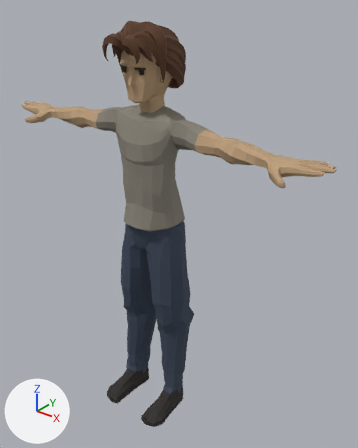
What one commit did to the glTF model public/cpx/models/candidates/cand2_quaternius_man_183.glb.
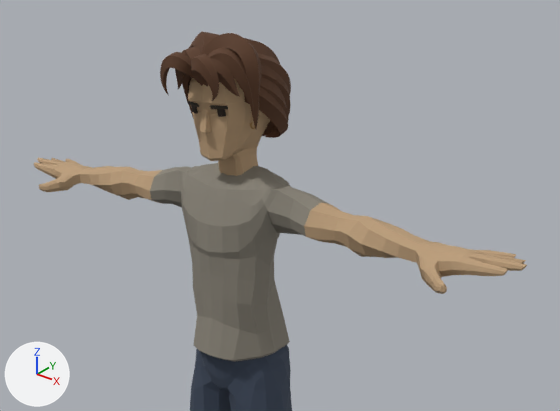
The first picture shows the older version from a 50 mm camera at (1.386, -1.595, 1.992) aimed at (0.095, 0.018, 0.991). The close-ups show the older and then the newer version on the part from 0% to 100% of the width and 0% to 59% of the height of that picture. Only the edits that show in the close-ups are written down. Lighting does not change. The marker at lower left points along +X, +Y and +Z. Vertices at exactly the same position are counted once.

The older version as bpy lines, for what is in view:
```python
ob_beach_body = bpy.data.objects.new('Beach_Body', me_beach_body)
ob_beach_body.location = (0.0, 0.0, 0.0)
ob_beach_body.rotation_euler = (-1.571, 0.0, 0.0)  # degrees (-90, 0, 0)
ob_beach_body.scale = (99.4, 99.4, 99.4)
ob_beach_head = bpy.data.objects.new('Beach_Head', me_beach_head)
ob_beach_head.location = (0.0, 0.0, 0.0)
ob_beach_head.rotation_euler = (-1.571, 0.0, 0.0)  # degrees (-90, 0, 0)
ob_beach_head.scale = (99.4, 99.4, 99.4)
ob_beach_legs = bpy.data.objects.new('Beach_Legs', me_beach_legs)
ob_beach_legs.location = (0.0, 0.0, 0.0)
ob_beach_legs.rotation_euler = (-1.571, 0.0, 0.0)  # degrees (-90, 0, 0)
ob_beach_legs.scale = (99.4, 99.4, 99.4)
```
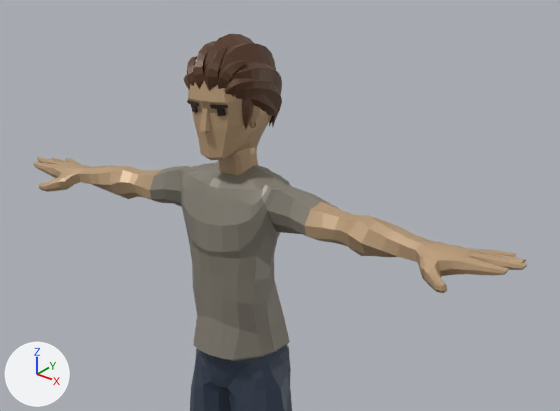
The change, as JSON lines over the scene's bpy script:
```json
{"op": "add", "block": "mat_hair_swapped", "code": ["mat_hair_swapped = principled_material('Hair_swapped')", "mat_hair_swapped.base_color = (0.102, 0.0423, 0.0176)  # brown #5a3a24", "mat_hair_swapped.metallic = 0.15", "mat_hair_swapped.roughness = 0.45"]}
{"block": "me_beach_head", "where": "# used by ob_beach_head; location = (0.0, 0.0, 0.0); rotation_euler = (-1.571, 0.0, 0.0), in degrees (-90, 0, 0); scale = (99.4, 99.4, 99.4)"}
{"op": "remove", "block": "me_beach_head", "code": "me_beach_head.from_pydata(...)  # 2514 vertices, 4836 faces; spans x -0.00125..0.00128, y -0.01874..-0.01441, z -0.00235..0.00094"}
{"op": "add", "block": "me_beach_head", "code": "me_beach_head.from_pydata(...)  # 1104 vertices, 2060 faces; spans x -0.00114..0.00114, y -0.01866..-0.01441, z -0.00175..0.00087"}
{"block": "me_beach_head", "change": "me_beach_head part 1: the loose piece of 96 vertices spanning x 0.00045..0.00128, y -0.01775..-0.01611, z -0.0012..0.00049 is rebuilt with 45 vertices and now spans x 0.00053..0.00109, y -0.01751..-0.01667, z -0.00112..0.00031, in mat_hair_swapped (brown #5a3a24)"}
{"block": "me_beach_head", "change": "me_beach_head part 2: a new loose piece of 33 vertices spanning x -0.00041..0.00009, y -0.01841..-0.01736, z -0.00169..-0.00101, in mat_hair_swapped (brown #5a3a24)"}
{"block": "me_beach_head", "change": "me_beach_head part 3: a new loose piece of 33 vertices spanning x -0.00111..-0.00034, y -0.01774..-0.01719, z -0.00151..-0.00087, in mat_hair_swapped (brown #5a3a24)"}
{"block": "me_beach_head", "change": "me_beach_head part 4: a new loose piece of 33 vertices spanning x -0.00086..-0.0002, y -0.01812..-0.01736, z -0.00158..-0.00084, in mat_hair_swapped (brown #5a3a24)"}
{"block": "me_beach_head", "change": "me_beach_head part 5: a new loose piece of 33 vertices spanning x -0.0001..0.00041, y -0.01841..-0.01736, z -0.00169..-0.00101, in mat_hair_swapped (brown #5a3a24)"}
{"block": "me_beach_head", "change": "me_beach_head part 6: a new loose piece of 33 vertices spanning x 0.00034..0.00111, y -0.01774..-0.01719, z -0.00151..-0.00087, in mat_hair_swapped (brown #5a3a24)"}
{"block": "me_beach_head", "change": "me_beach_head part 7: 98 vertices moved from x -0.00005..0.00125, y -0.01838..-0.01615, z -0.0021..0.0006 to x -0.00098..0.00114, y -0.01846..-0.01651, z -0.00149..0.00066; 1849 vertices removed from x -0.00125..0.00127, y -0.01874..-0.01603, z -0.00235..0.00094; 388 vertices added at x -0.00109..0.00113, y -0.01866..-0.01625, z -0.00159..0.00087"}
{"block": "me_beach_head", "change": "other edits to the shape of me_beach_head do not show in these pictures"}
{"op": "remove", "block": "me_beach_head", "code": "me_beach_head.materials.append(mat_hair_old)  # brown #5a3a24"}
{"op": "add", "block": "me_beach_head", "code": "me_beach_head.materials.append(mat_hair_swapped)  # brown #5a3a24"}
{"op": "set", "path": "ob_beach_body.scale", "old": "(99.4, 99.4, 99.4)", "new": "(99.6, 99.6, 99.6)"}
{"op": "set", "path": "ob_beach_head.scale", "old": "(99.4, 99.4, 99.4)", "new": "(99.6, 99.6, 99.6)"}
```

What differs and where, as boxes [x1, y1, x2, y2] in the close-ups (560 x 411 px):
```json
{"object": "Beach_Body", "change": "rescaled", "before": [34, 158, 527, 362], "after": [33, 157, 527, 361]}
{"object": "Beach_Head", "change": "reshaped, rescaled", "before": [160, 31, 291, 176], "after": [184, 34, 282, 175], "on screen": "25% narrower"}
{"part": 1, "of": "me_beach_head", "change": "rebuilt", "before": [244, 87, 288, 138], "after": [251, 95, 277, 116]}
{"part": 2, "of": "me_beach_head", "change": "added", "after": [193, 45, 211, 89]}
{"part": 3, "of": "me_beach_head", "change": "added", "after": [184, 75, 191, 90]}
{"part": 4, "of": "me_beach_head", "change": "added", "after": [187, 56, 197, 86]}
{"part": 5, "of": "me_beach_head", "change": "added", "after": [204, 46, 227, 90], "on screen": "brown"}
{"part": 6, "of": "me_beach_head", "change": "added", "after": [225, 78, 257, 97]}
{"part": 7, "of": "me_beach_head", "change": "cut back", "before": [160, 31, 291, 136], "after": [194, 34, 282, 130]}
```
